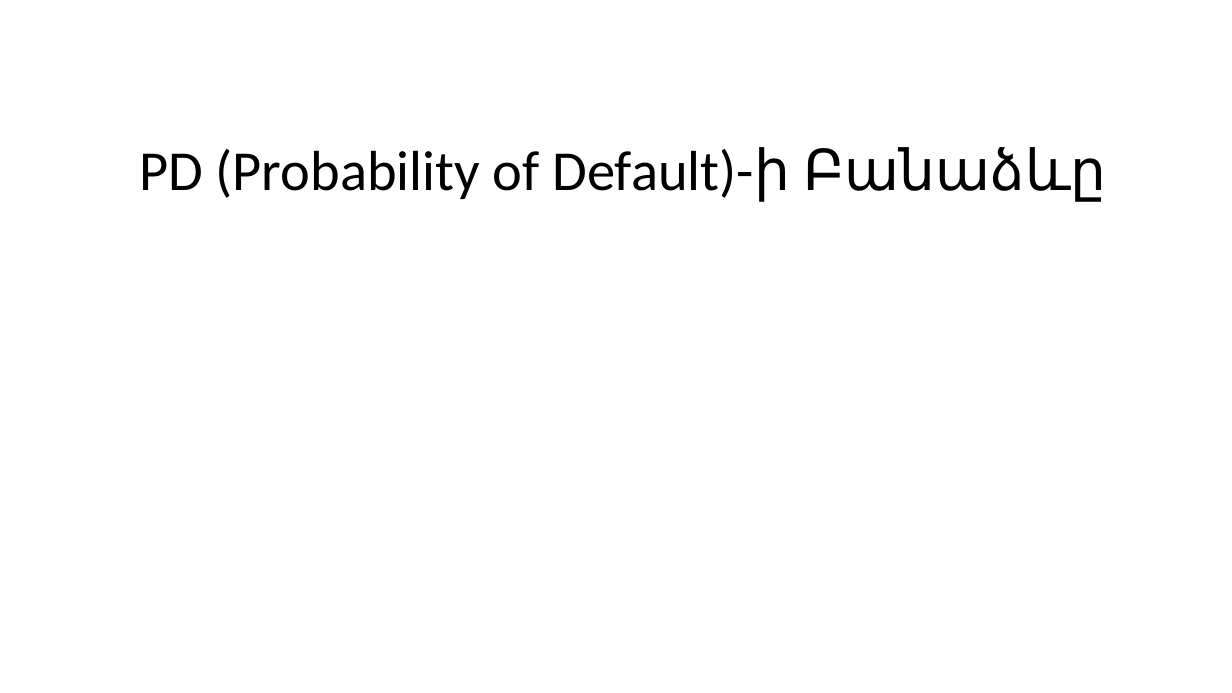
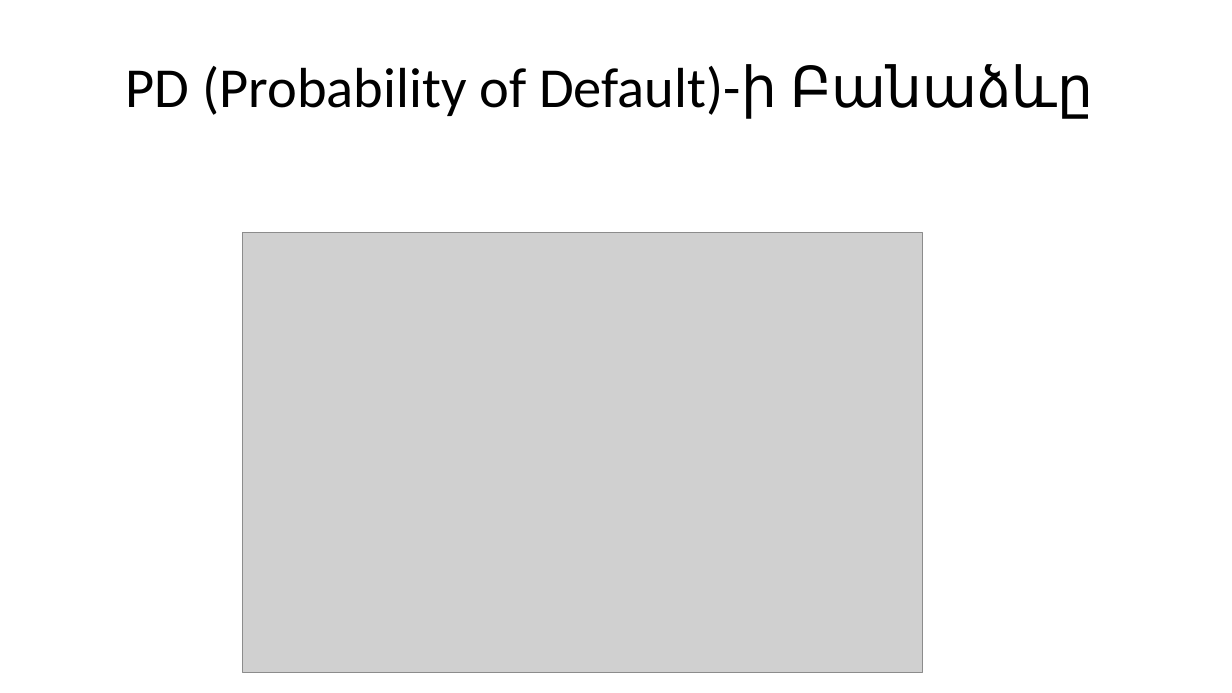
Before and after one commit to HHayk004/Diplomayin, a slide deck: slide 10 of 2 Tokosavorum.pptx (slide 11 before the commit). Drawn at 1232x693 pixels with LibreOffice and Linux fonts; fonts in the diff are those of the drawing; grey boxes stand for pictures. Boxes give left, top, right and bottom in pixels: in the first picture for what was removed or moved away, otherwise in the second. Text is boxed around its words. In the diff, an @@ line names an element or a change of style, - is before the commit and + after.

```diff
--- a/2 Tokosavorum.pptx
+++ b/2 Tokosavorum.pptx
@@ title "PD (Probability of Default)-ի Բանաձևը": place and size @@
-title "PD (Probability of Default)-ի Բանաձևը" at [139,147,1106,202]
+title "PD (Probability of Default)-ի Բանաձևը" at [126,64,1093,119]
@@ picture added at [243,233,922,673] @@
```
Also in this commit, not shown: 1 other slide changed, 1 slide added, 1 other file.
